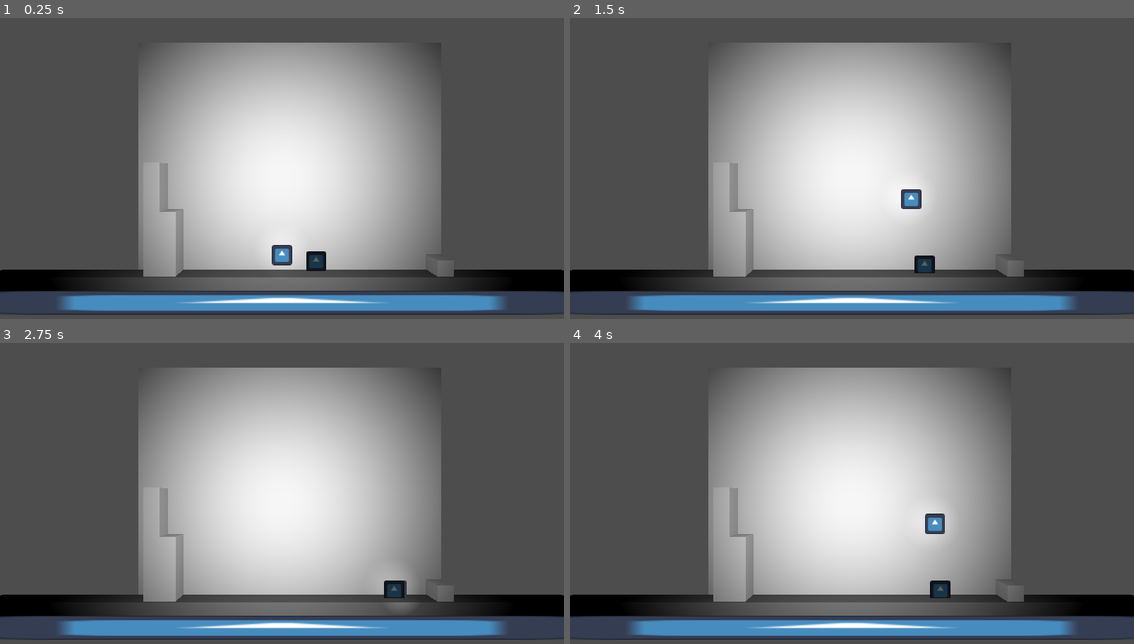
Above: before the commit, frames 1-4 (two rows, left to right).
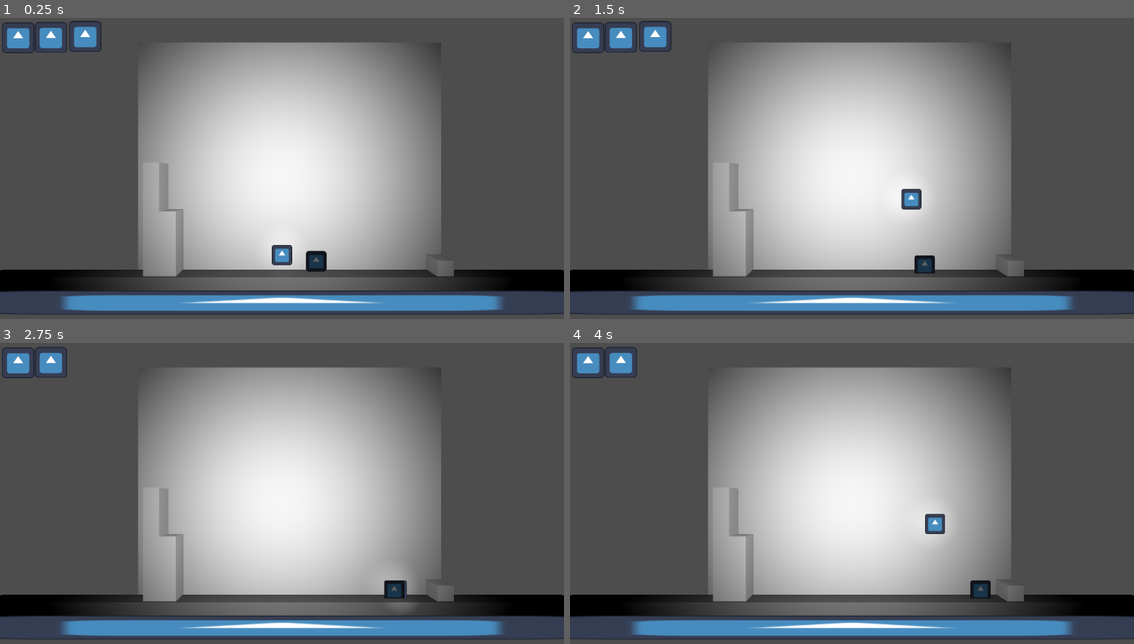
Above: after the commit, the same moments.

Repository: Dolphcode/ggj-2024
Game: Godot game, scene res://Scenes/game.tscn
Same seed, same stepped clock (60 frames per second), same inputs: the game is played once before the commit and once after it. The engine's default icon, where the game draws it, is replaced by a stand-in: a white triangle on a blue panel in a dark square.
Inputs:
- Up to frame 1 (0.25 s): no input
- Up to frame 2 (1.5 s): tap Enter (ui_accept) at 0.5, 0.77 s; hold Right (ui_right) 0.53-1.28 s; hold Down (ui_down) from 1.28 s (still down)
- Up to frame 3 (2.75 s): tap Enter (ui_accept) at 1.52 s; release Down (ui_down) at 2.03 s; hold Right (ui_right) from 2.03 s (still down)
- Up to frame 4 (4 s): release Right (ui_right) at 2.78 s; hold Up (ui_up) 2.78-3.53 s; tap Enter (ui_accept) at 3.02, 3.77 s; hold Left (ui_left) from 3.53 s (still down)

The runs differ from the first frame. In frame 1, 1.2% of the frame differs, in the area x 0-100%, y 0-95%; in frame 2, 1.2%; in frame 3, 0.8%; in frame 4, 1.2%, in the area x 0-100%, y 1-95%.

Commit message:
Added hearts, UI and player invuriablilty.

Diff:
--- a/Enemies/Scenes/parent_enemy.tscn
+++ b/Enemies/Scenes/parent_enemy.tscn
@@ -9,6 +9,9 @@
 
 [sub_resource type="SphereShape3D" id="SphereShape3D_ljpes"]
 radius = 0.31217
+
+[sub_resource type="BoxShape3D" id="BoxShape3D_wxded"]
+size = Vector3(1.15479, 1.05371, 1)
 
 [node name="ParentEnemy" type="CharacterBody3D"]
 collision_layer = 4
@@ -39,11 +42,19 @@
 transform = Transform3D(-0.707107, -0.707107, 0, 0.707107, -0.707107, 0, 0, 0, 1, 0, 0, 0)
 
 [node name="WallDetection" type="Area3D" parent="."]
-collision_layer = 4
+collision_layer = 0
 collision_mask = 16
 
 [node name="HeadHurtBox" type="CollisionShape3D" parent="WallDetection"]
-transform = Transform3D(-4.37114e-08, 0, 1, 0, 1, 0, -1, 0, -4.37114e-08, 1.61349, 0, 0.00302255)
+transform = Transform3D(-4.37114e-08, 0, 1, 0, 1, 0, -1, 0, -4.37114e-08, 0.348729, 0, 0.00302255)
 shape = SubResource("SphereShape3D_ljpes")
 
+[node name="HurtBox" type="Area3D" parent="." groups=["Enemy"]]
+collision_layer = 4
+collision_mask = 2
+
+[node name="CollisionShape3D" type="CollisionShape3D" parent="HurtBox"]
+transform = Transform3D(1, 0, 0, 0, 1, 0, 0, 0, 1, -0.0598145, -0.0268555, 0)
+shape = SubResource("BoxShape3D_wxded")
+
 [connection signal="body_entered" from="WallDetection" to="." method="_on_wall_detection_body_entered"]
--- /dev/null
+++ b/Scenes/HeartContainer.gd
@@ -0,0 +1,21 @@
+extends HBoxContainer
+
+
+# Called when the node enters the scene tree for the first time.
+func _ready():
+	pass # Replace with function body.
+
+
+# Called every frame. 'delta' is the elapsed time since the previous frame.
+func _process(delta):
+	pass
+
+
+func _on_player_hurt(health):
+	if health == 2:
+		$Heart3.visible = false
+	elif health == 1:
+		$Heart2.visible = false
+	else:
+		$Heart1.visible = false
+	pass # Replace with function body.
--- a/Scenes/game.tscn
+++ b/Scenes/game.tscn
@@ -1,10 +1,12 @@
-[gd_scene load_steps=7 format=3 uid="uid://5qid108f1ska"]
+[gd_scene load_steps=9 format=3 uid="uid://5qid108f1ska"]
 
 [ext_resource type="PackedScene" uid="uid://bwneut6qlhu4b" path="res://Scenes/stage.tscn" id="1_gxsmk"]
 [ext_resource type="PackedScene" uid="uid://la3al4wownf8" path="res://Scenes/player.tscn" id="2_pwj11"]
+[ext_resource type="Texture2D" uid="uid://dli8ao3tpwxb2" path="res://Assets/icon.svg" id="3_3osvo"]
 [ext_resource type="PackedScene" uid="uid://hddej23e7axi" path="res://Enemies/Scenes/parent_enemy.tscn" id="3_7yumb"]
 [ext_resource type="PackedScene" uid="uid://chy1hd81v6r8y" path="res://Scenes/Environment/stage_platform.tscn" id="4_hrlmn"]
 [ext_resource type="Script" path="res://Scripts/Levels/stage_base.gd" id="5_0temo"]
+[ext_resource type="Script" path="res://Scenes/HeartContainer.gd" id="6_6tgbd"]
 
 [sub_resource type="Environment" id="Environment_sprrj"]
 background_mode = 2
@@ -32,3 +34,25 @@
 [node name="Node" type="Node" parent="."]
 script = ExtResource("5_0temo")
 grid_info = "res://Assets/Grid Info/sample.txt"
+
+[node name="HeartContainer" type="HBoxContainer" parent="."]
+offset_right = 40.0
+offset_bottom = 40.0
+script = ExtResource("6_6tgbd")
+
+[node name="Heart1" type="Sprite2D" parent="HeartContainer"]
+position = Vector2(37, 40.5)
+scale = Vector2(0.515625, 0.492188)
+texture = ExtResource("3_3osvo")
+
+[node name="Heart2" type="Sprite2D" parent="HeartContainer"]
+position = Vector2(104, 40)
+scale = Vector2(0.515625, 0.492188)
+texture = ExtResource("3_3osvo")
+
+[node name="Heart3" type="Sprite2D" parent="HeartContainer"]
+position = Vector2(174, 38)
+scale = Vector2(0.515625, 0.492188)
+texture = ExtResource("3_3osvo")
+
+[connection signal="hurt" from="Player" to="HeartContainer" method="_on_player_hurt"]
--- a/Scenes/player.tscn
+++ b/Scenes/player.tscn
@@ -1,9 +1,12 @@
-[gd_scene load_steps=4 format=3 uid="uid://la3al4wownf8"]
+[gd_scene load_steps=5 format=3 uid="uid://la3al4wownf8"]
 
 [ext_resource type="Script" path="res://Scripts/player.gd" id="1_3nl1r"]
 [ext_resource type="Texture2D" uid="uid://dli8ao3tpwxb2" path="res://Assets/icon.svg" id="2_276co"]
 
 [sub_resource type="BoxShape3D" id="BoxShape3D_xfrij"]
+
+[sub_resource type="BoxShape3D" id="BoxShape3D_0wtxk"]
+size = Vector3(1.03992, 1.17554, 1)
 
 [node name="Player" type="CharacterBody3D"]
 collision_layer = 2
@@ -21,3 +24,17 @@
 [node name="SpotLight3D" type="SpotLight3D" parent="."]
 transform = Transform3D(1, 0, 0, 0, 1, 0, 0, 0, 1, 0, 0, 2.92635)
 spot_angle = 28.9831
+
+[node name="HurtBox" type="Area3D" parent="." groups=["Player"]]
+collision_layer = 2
+collision_mask = 4
+
+[node name="CollisionShape3D" type="CollisionShape3D" parent="HurtBox"]
+transform = Transform3D(1, 0, 0, 0, 1, 0, 0, 0, 1, -0.0127563, 0.0684814, 0)
+shape = SubResource("BoxShape3D_0wtxk")
+
+[node name="HurtTimer" type="Timer" parent="."]
+wait_time = 4.0
+one_shot = true
+
+[connection signal="area_entered" from="HurtBox" to="." method="_on_hurt_box_area_entered"]
--- a/Scenes/stage.tscn
+++ b/Scenes/stage.tscn
@@ -20,9 +20,6 @@
 [node name="Audience" type="Sprite3D" parent="."]
 transform = Transform3D(19.0269, 0, 0, 0, 1.00127, 0, 0, 0, 1.00127, 0, -1.59942, 0.918176)
 texture = ExtResource("1_jcwg3")
-
-[node name="Camera3D" type="Camera3D" parent="."]
-transform = Transform3D(1, 0, 0, 0, 1, 0, 0, 0, 1, 0, 5.22986, 12.0628)
 
 [node name="Wall" type="StaticBody3D" parent="." groups=["Walls"]]
 transform = Transform3D(1, 0, 0, 0, 7.67547, 0, 0, 0, 1, -11.6459, 2.72153, 0)
@@ -53,3 +50,13 @@
 light_energy = 16.0
 spot_range = 23.666
 spot_angle = 51.3874
+
+[node name="SubViewportContainer" type="SubViewportContainer" parent="."]
+offset_right = 40.0
+offset_bottom = 40.0
+
+[node name="SubViewport" type="SubViewport" parent="SubViewportContainer"]
+size = Vector2i(1152, 648)
+
+[node name="Camera3D" type="Camera3D" parent="SubViewportContainer/SubViewport"]
+transform = Transform3D(1, 0, 0, 0, 1, 0, 0, 0, 1, 0, 5.66394, 13.064)
--- a/Scripts/player.gd
+++ b/Scripts/player.gd
@@ -4,8 +4,19 @@
 @export var SPEED = 5.0
 @export var JUMP_VELOCITY = 9.0
 
+signal hurt
+
 # Get the gravity from the project settings to be synced with RigidBody nodes.
 var gravity = ProjectSettings.get_setting("physics/3d/default_gravity")
+
+func _process(delta):
+	if health == 0:
+		print("dead")
+	if !$HurtTimer.is_stopped():
+		hurt.emit(health)
+		$HurtBox/CollisionShape3D.disabled = true
+	else:
+		$HurtBox/CollisionShape3D.disabled = false
 
 func _physics_process(delta):
 
@@ -29,3 +40,9 @@
 		velocity.x = move_toward(velocity.x, 0, SPEED)
 
 	move_and_slide()
+
+func _on_hurt_box_area_entered(area):
+	if area.is_in_group("Enemy"):
+		health -= 1
+		print(health)
+		$HurtTimer.start()
Not shown: 1 places in Enemies/Scenes/parent_enemy.tscn that only renumber resources
